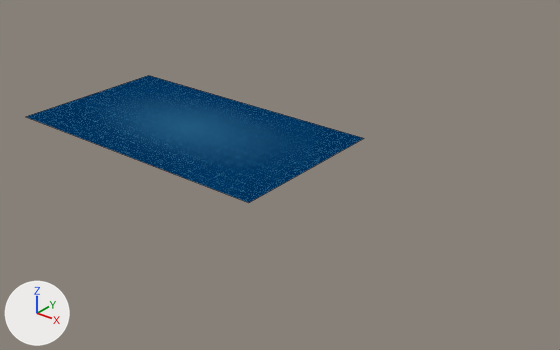
What one commit did to the Blender file FIghting Game X/Assets/Images/background/bg.blend.
Camera for both pictures: a camera (50 mm lens) standing at (12.58, -12.22, 7.14) and looking at (2.76, 0.05, -0.47). Lighting does not change. The marker at lower left points along +X, +Y and +Z. Mesh edges are drawn as thin lines.
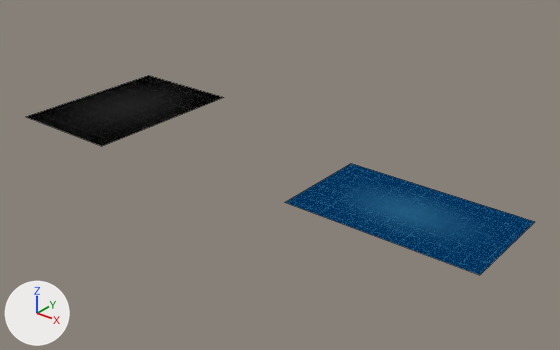
The newer file is also rescaled (x1.772), turned or shifted as a whole; pictures and numbers use the older file's frame.

Boxes (x1, y1, x2, y2) around the edits, measured in the pictures (560 x 350 px):
'Plane', recoloured, moved, rescaled (blue to black, 41% narrower, 44% shorter): before (26, 75, 364, 203); after (26, 75, 224, 146)
'Plane.001', added: after (285, 163, 535, 275)

Edits to the bpy script that builds the scene:
```text
Add mat_bg_001:
    mat_bg_001 = bpy.data.materials.new('bg.001')
    # nodes: CombineXYZ, Group, Mapping, Math, Mix, OutputMaterial, TexCoord, TexGradient, ValToRGB, Value
    # colours: black #3c3c3c, black #000000, dark grey #595959
Change me_plane:
    where me_plane.from_pydata(...)  # 4 vertices, 1 face; spans x -1.0..1.0, y -1.0..1.0, z 0.0
    remove me_plane.materials.append(mat_bg)
    add me_plane.materials.append(mat_bg_001)
Add me_plane_001:
    me_plane_001.from_pydata(...)  # 4 vertices, 1 face; spans x -1.0..1.0, y -1.0..1.0, z 0.0
    me_plane_001.materials.append(mat_bg)
Change ob_plane:
    ob_plane.location: (0.0, 0.0, 0.0) -> (-2.21, 0.0, 0.0)
    ob_plane.scale: (3.67, 2.07, 2.07) -> (1.46, 2.07, 3.04)
Add ob_plane_001:
    ob_plane_001 = bpy.data.objects.new('Plane.001', me_plane_001)
    ob_plane_001.location = (6.28, -0.44, 0.0)
    ob_plane_001.scale = (2.07, 1.17, 1.17)
```
